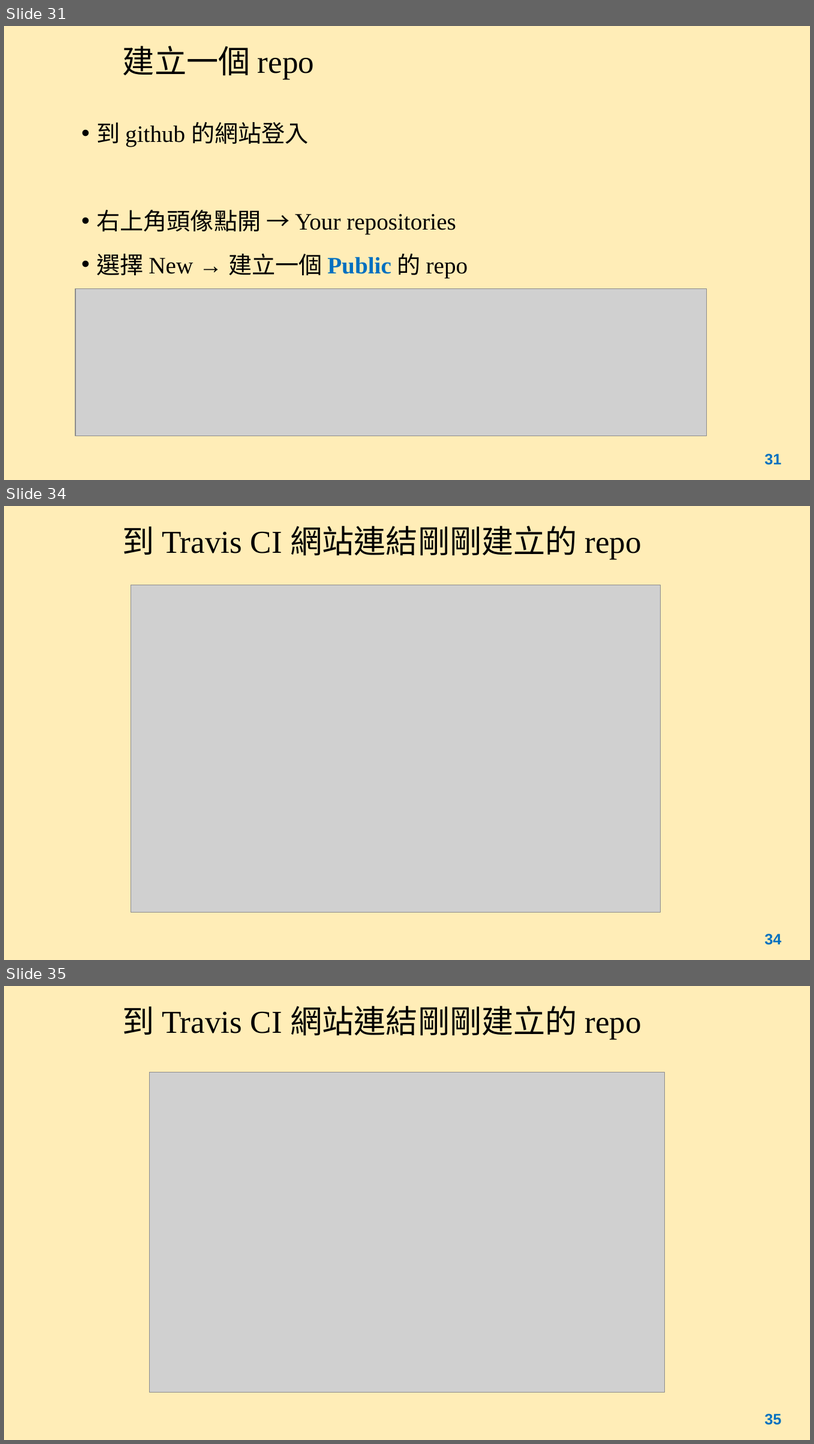
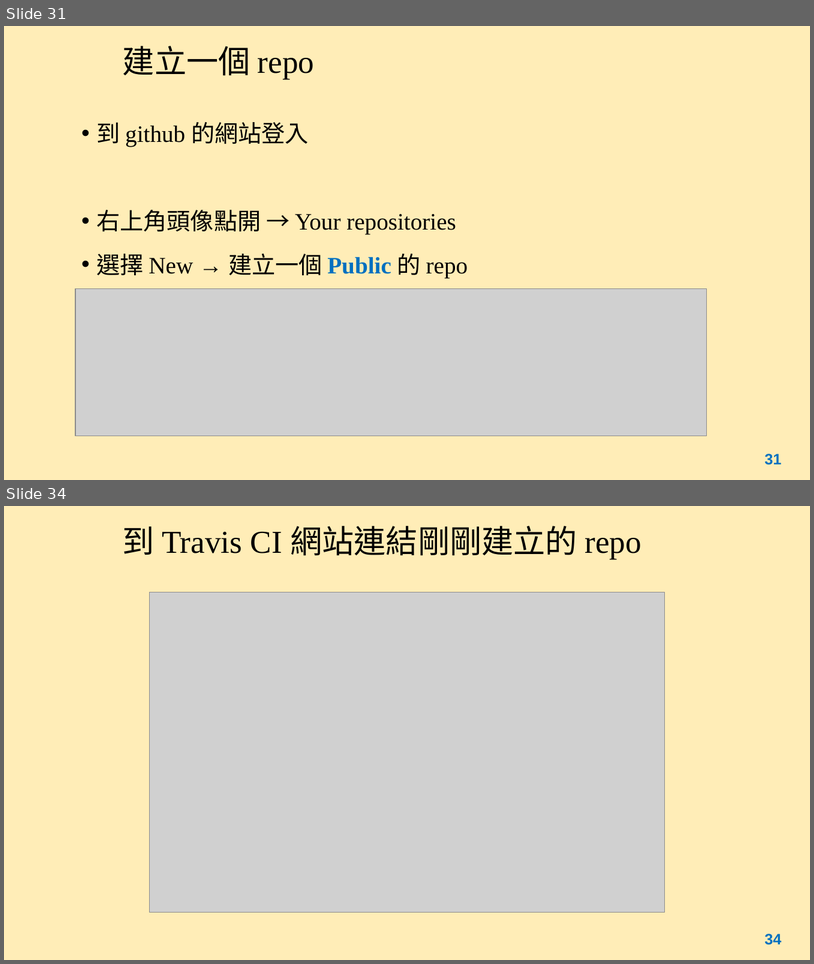
Before and after one commit to sftseng7401/ch4demo, a slide deck: myapp/Chapter4.pptx. Shown one above the other, each under a label of ours: slides 31, 34 and 35 before the commit, slides 31 and 34 after it; the slides between them are not shown. The pictures are 814x1444 and 814x964 pixels, drawn with LibreOffice and Linux fonts; fonts in the diff are those of the drawing; grey boxes stand for pictures. Boxes give left, top, right and bottom in pixels: in the first picture for what was removed or moved away, otherwise in the second. Text is boxed around its words. In the diff, an @@ line names an element or a change of style, - is before the commit and + after.

```diff
--- a/myapp/Chapter4.pptx
+++ b/myapp/Chapter4.pptx
@@ slide 34 removed at (4,506,810,960), background #FFE699 at 70% opacity @@
@@ title removed at (123,526,642,559) @@
-到 Travis CI 網站連結剛剛建立的 repo
@@ picture removed at (131,585,661,912) @@
@@ page number removed at (765,933,782,945) @@
-34
@@ what was slide 35 is now slide 34 @@
@@ page number at (765,933,782,945): text changed @@
-35
+34
```
Also in this commit, not shown: 3 slides changed, 3 slides added, 1 other slide removed.
